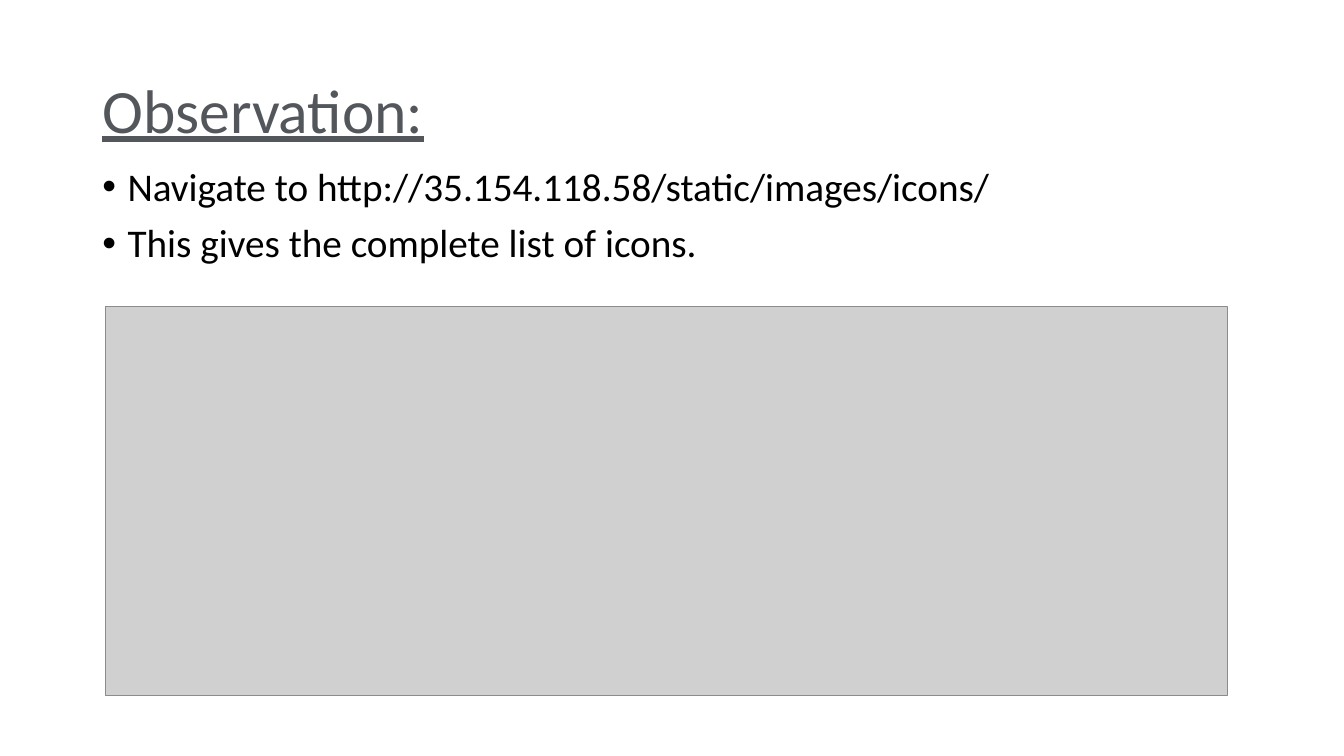
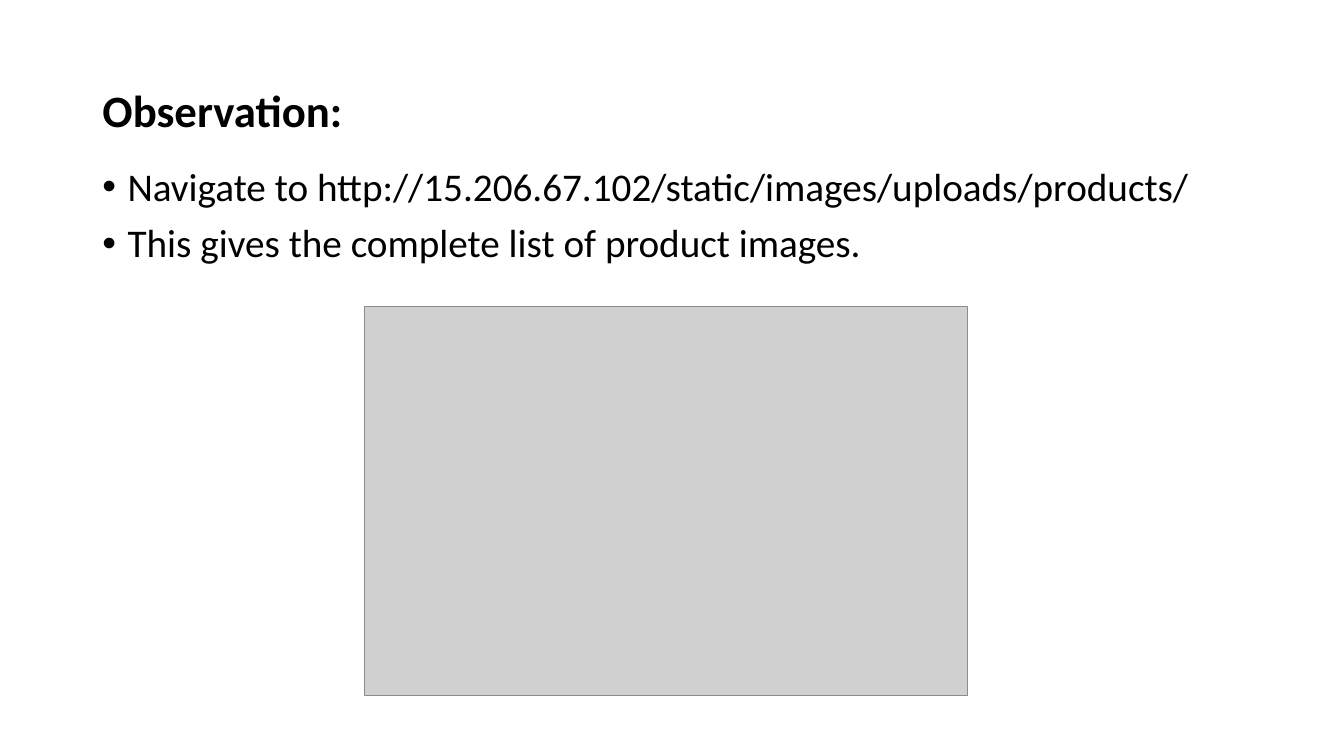
Before and after one commit to RocktimRajkumar/CEH-hack-a-thon, a slide deck: slide 79 of reports/Lifestyle Store/LifeStyle Store Application Reports.pptx (slide 73 before the commit). Drawn at 1344x756 pixels with LibreOffice and Linux fonts; fonts in the diff are those of the drawing; grey boxes stand for pictures. Boxes give left, top, right and bottom in pixels: in the first picture for what was removed or moved away, otherwise in the second. Text is boxed around its words. In the diff, an @@ line names an element or a change of style, - is before the commit and + after.

```diff
--- a/reports/Lifestyle Store/LifeStyle Store Application Reports.pptx
+++ b/reports/Lifestyle Store/LifeStyle Store Application Reports.pptx
@@ title "Observation:" at bbox=[102, 95, 342, 128]: size 44 to 32 pt, text colour gradient #53575C to #C5C7CA to #000000, bold on, underline off @@
@@ text at bbox=[128, 173, 1188, 264]: text changed @@
-• Navigate to http://35.154.118.58/static/images/icons/
-• This gives the complete list of icons.
+• Navigate to http://15.206.67.102/static/images/uploads/products/
+• This gives the complete list of product images.
@@ picture: place and size @@
-picture at bbox=[105, 308, 1227, 696]
+picture at bbox=[365, 308, 968, 696]
```
Also in this commit, not shown: 4 other slides changed, 6 slides added.
